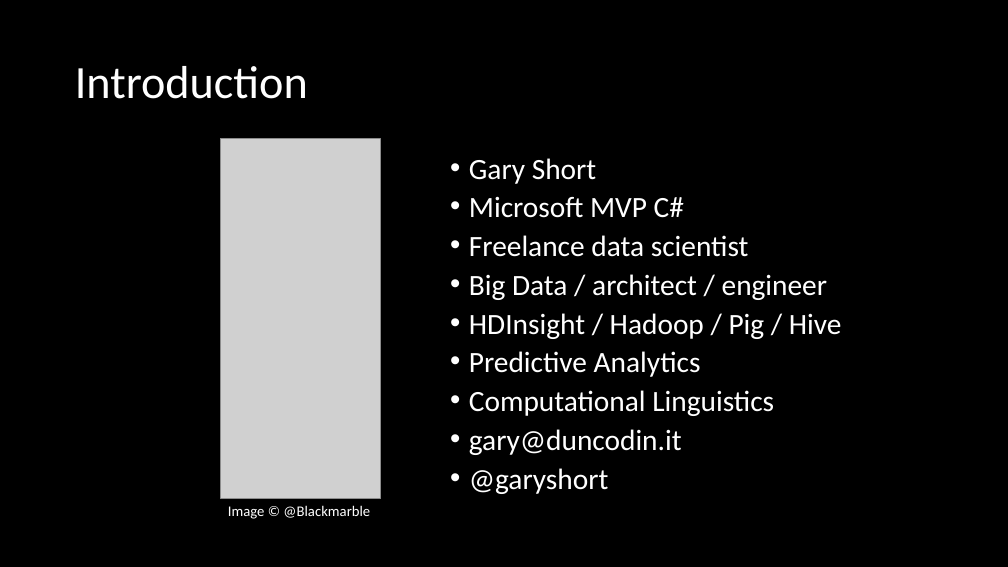
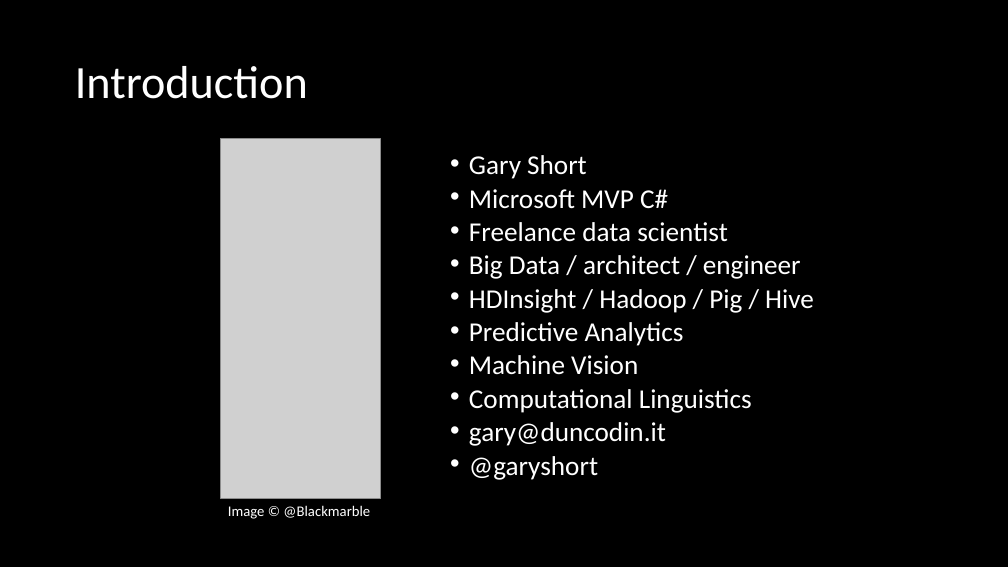
Before and after one commit to garyshort/sa2014, a slide deck: slide 2 of FromZeroToHadoop/HadoopKickStarterForTheMicrosoftPlatform.pptx. Drawn at 1008x567 pixels with LibreOffice and Linux fonts; fonts in the diff are those of the drawing; grey boxes stand for pictures. Boxes give left, top, right and bottom in pixels: in the first picture for what was removed or moved away, otherwise in the second. Text is boxed around its words. In the diff, an @@ line names an element or a change of style, - is before the commit and + after.

```diff
--- a/FromZeroToHadoop/HadoopKickStarterForTheMicrosoftPlatform.pptx
+++ b/FromZeroToHadoop/HadoopKickStarterForTheMicrosoftPlatform.pptx
@@ text at <box>469,155,814,480</box>: size 28 to 25.9 pt; line spacing 0.8 to 0.7 @@
@@ text at <box>469,355,638,375</box>: paragraph added @@
+• Machine Vision
```
Also in this commit, not shown: 22 other files.
